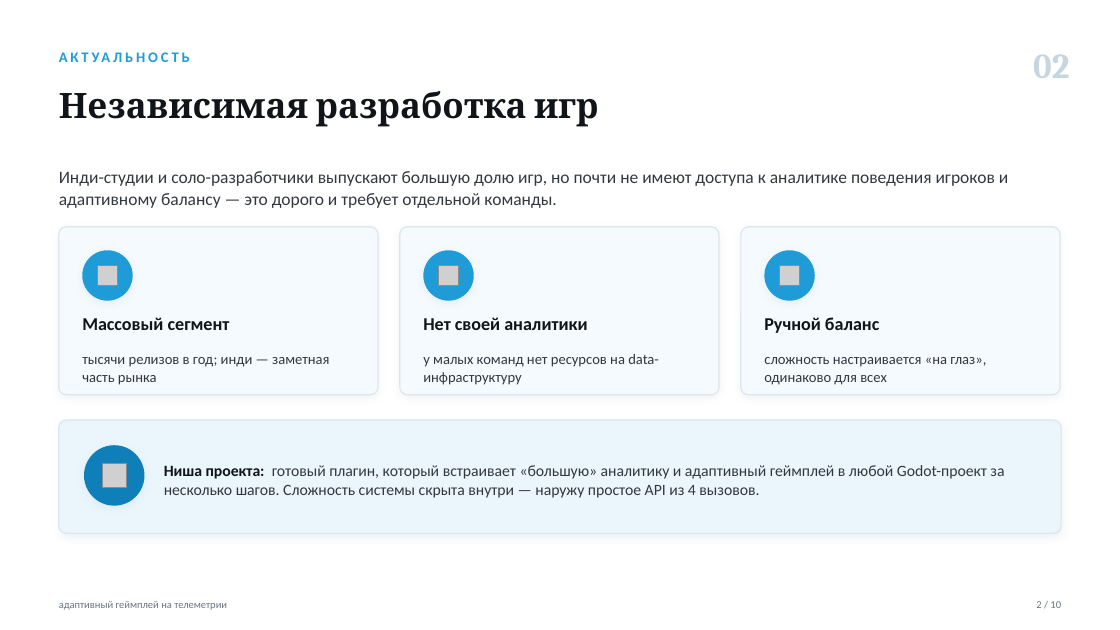
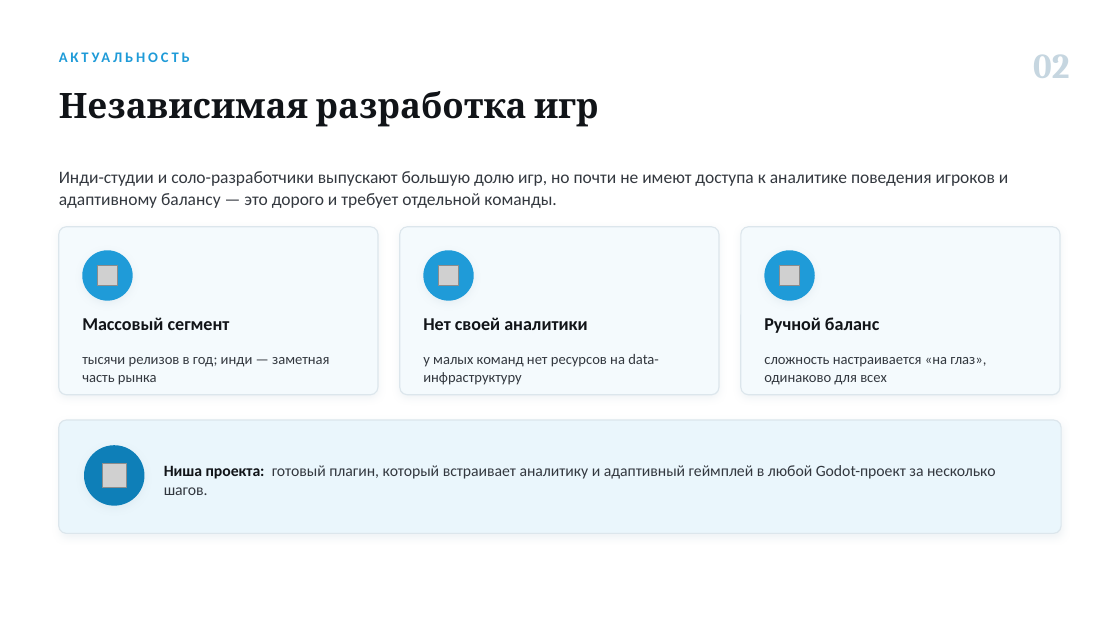
Before and after one commit to Antizi/diplom-Game_Plugs_Ai, a slide deck: slide 2 of presentations/Артамонов_ВКР_телеметрия.pptx. Drawn at 1120x630 pixels with LibreOffice and Linux fonts; fonts in the diff are those of the drawing; grey boxes stand for pictures. Boxes give left, top, right and bottom in pixels: in the first picture for what was removed or moved away, otherwise in the second. Text is boxed around its words. In the diff, an @@ line names an element or a change of style, - is before the commit and + after.

```diff
--- a/presentations/Артамонов_ВКР_телеметрия.pptx
+++ b/presentations/Артамонов_ВКР_телеметрия.pptx
@@ text at (x1=164, y1=465, x2=996, y2=495): text changed @@
-Ниша проекта: готовый плагин, который встраивает «большую» аналитику и адаптивный геймплей в любой Godot-проект за несколько шагов. Сложность системы скрыта внутри — наружу простое API из 4 вызовов.
+Ниша проекта: готовый плагин, который встраивает аналитику и адаптивный геймплей в любой Godot-проект за несколько шагов.
@@ text removed at (x1=59, y1=601, x2=227, y2=610) @@
-адаптивный геймплей на телеметрии
@@ text removed at (x1=1036, y1=601, x2=1061, y2=608) @@
-2 / 10
```
Also in this commit, not shown: 8 other slides changed, 1 slide added, 1 slide removed, 6 other files.
